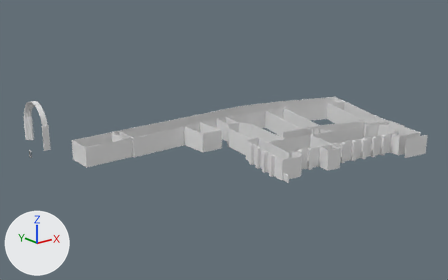
The Blender file prinsenhof.blend: old version first, new version second.
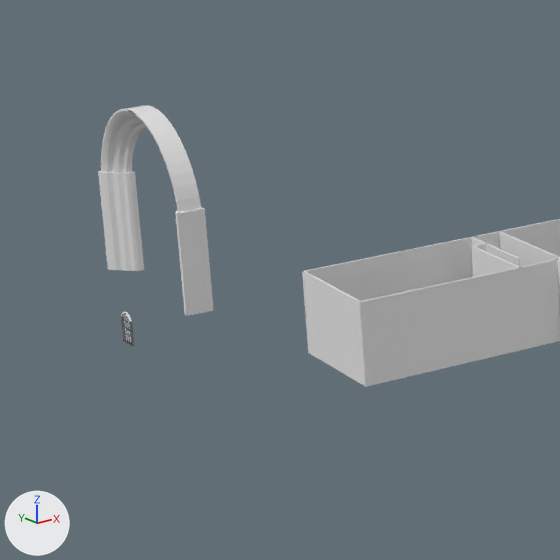
The first picture shows the older version from a camera (50 mm lens) standing at (-62.8, -167.4, 58.7) and looking at (50.9, -25.2, 1.8). The close-ups show both versions on the part from 0% to 30% of the width and 27% to 75% of the height of that picture; other places that the commit changed are outside them. Lighting does not change. The marker at lower left points along +X, +Y and +Z.
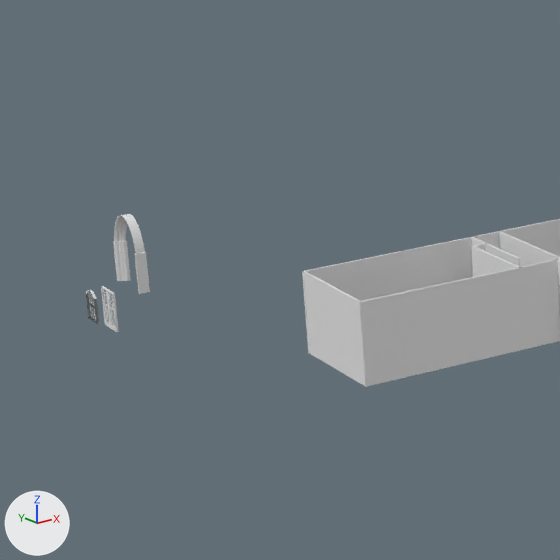
Boxes (x1, y1, x2, y2) around the edits, measured in the close-ups (560 x 560 px):
'Cube.092', mesh rescaled, moved (68% narrower, 62% shorter): before (98, 105, 214, 316); after (113, 214, 150, 294)
'Cube.089', moved, rescaled (7% narrower): before (121, 312, 135, 347); after (86, 290, 99, 324)
'Cube.099', added: after (101, 286, 119, 332)

What changed in the scene script:
```text
Change me_cube_089:
    where me_cube_089.from_pydata(...)  # 120 vertices, 102 faces; spans x -1.0..1.0, y -1.0..1.0, z -25.8..19.0
    used by ob_cube_089; location = (0.29, 1.61, 1.14); scale = (0.1, 0.8, 0.05)
    me_cube_089 part 2: the whole mesh is scaled about the mesh origin by (0.1, 0.8, 0.05)
Change me_cube_094:
    where me_cube_094.from_pydata(...)  # 240 vertices, 239 faces; spans x -1.0..1.0, y -7.18..0.8, z -6.34..7.1
    used by ob_cube_092; location = (6.05, 9.95, 6.89)
    me_cube_094 part 1: the whole mesh is scaled about the mesh origin by (0.408, 0.29, 0.408)
Add me_cube_126:
    me_cube_126.from_pydata(...)  # 432 vertices, 338 faces; spans x 0.38..0.54, y -2.03..0.08, z 0.0..2.84
Change ob_cube_089:
    ob_cube_089.scale: (0.1, 0.8, 0.05) -> (1.0, 1.0, 1.0)
    ob_cube_089.location: (0.29, 1.61, 1.14) -> (0.29, 7.95, 1.14)
Change ob_cube_092:
    ob_cube_092.location: (6.05, 9.95, 6.89) -> (5.9, 14.63, 2.21)
Add ob_cube_099:
    ob_cube_099 = bpy.data.objects.new('Cube.099', me_cube_126)
    ob_cube_099.location = (0.0, 6.04, 0.0)
```
